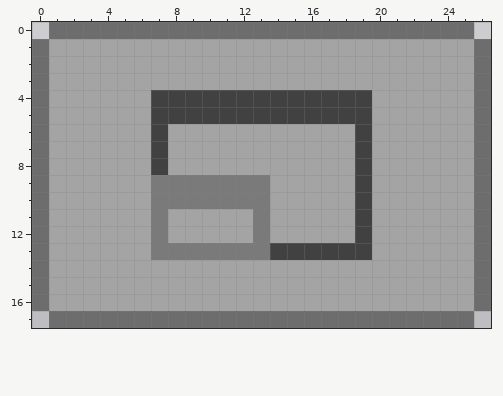
A pixel-art file gets an edit: data/Client Side Decoration Buttons/CSDMaximizedButtonFocusLost.aseprite. Above is the file before it was changed.
27x18 pixels, 1 frame.
Now the later version:
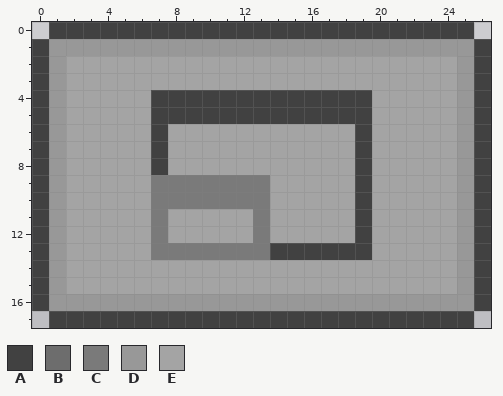
Palette (. is transparent): A #414141  B #6d6d6d  C #7a7a7a  D #989898  E #a4a4a4
The edit:
y 0: x 1..25 BBBBBBBBBBBBBBBBBBBBBBBBB -> AAAAAAAAAAAAAAAAAAAAAAAAA
y 1: x 0..26 BEEEEEEEEEEEEEEEEEEEEEEEEEB -> ADDDDDDDDDDDDDDDDDDDDDDDDDA
y 2..15: x 0..1 BE -> AD; x 25..26 EB -> DA
y 16: x 0..26 BEEEEEEEEEEEEEEEEEEEEEEEEEB -> ADDDDDDDDDDDDDDDDDDDDDDDDDA
y 17: x 1..25 BBBBBBBBBBBBBBBBBBBBBBBBB -> AAAAAAAAAAAAAAAAAAAAAAAAA
